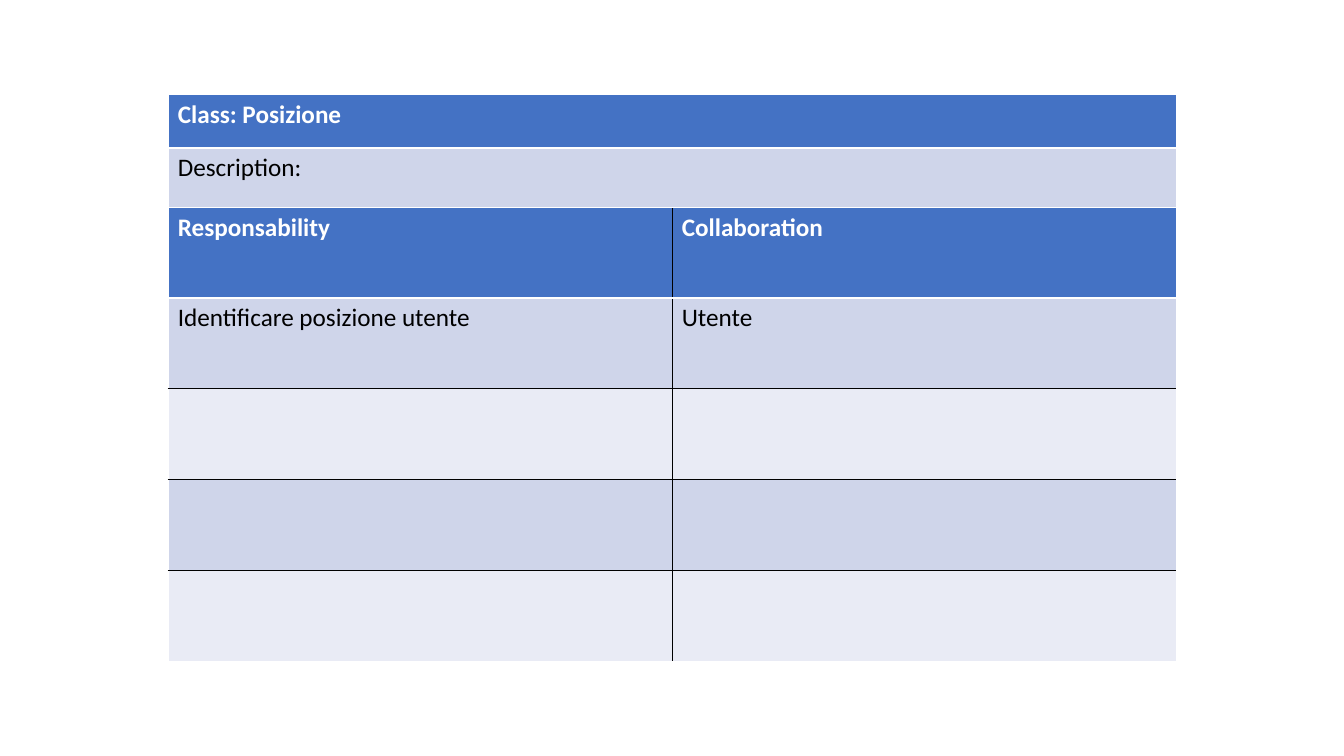
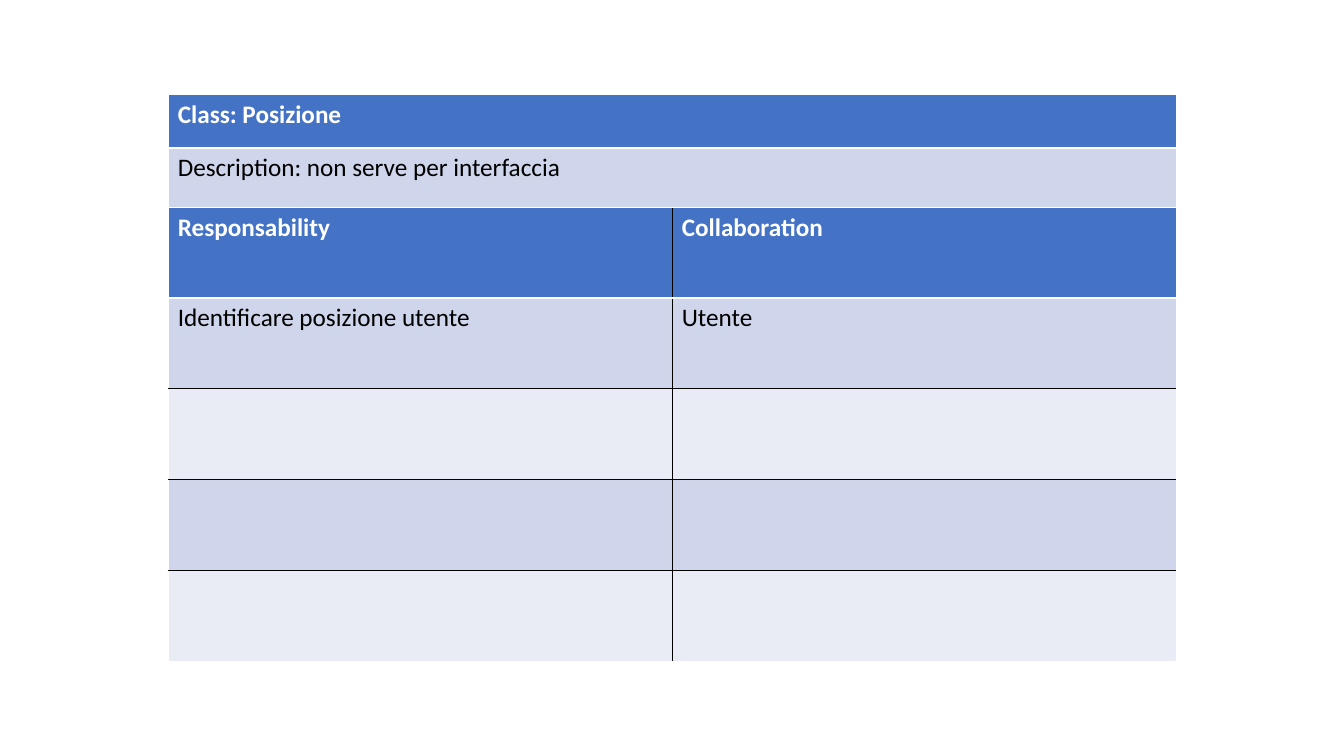
Before and after one commit to ecorradini/ProgettoIDS, a slide deck: slide 2 of AnalisiRequisiti/CRC/UT4/crc.ppt. Drawn at 1344x756 pixels with LibreOffice and Linux fonts; fonts in the diff are those of the drawing. Boxes give left, top, right and bottom in pixels: in the first picture for what was removed or moved away, otherwise in the second. Text is boxed around its words. In the diff, an @@ line names an element or a change of style, - is before the commit and + after.

```diff
--- a/AnalisiRequisiti/CRC/UT4/crc.ppt
+++ b/AnalisiRequisiti/CRC/UT4/crc.ppt
@@ table at [168, 95, 1176, 207] @@
-row 2, column 1: Description:
+row 2, column 1: Description: non serve per interfaccia
```
Also in this commit, not shown: 4 other slides changed, 5 slides added, 1 other file.
